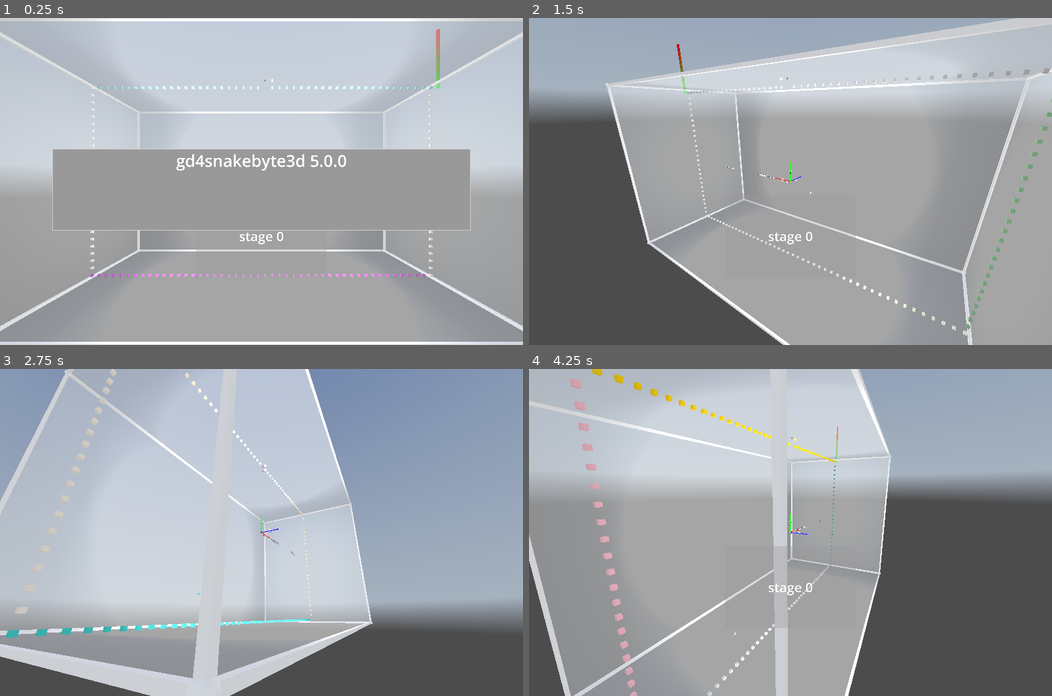
Above: before the commit, frames 1-4 (two rows, left to right).
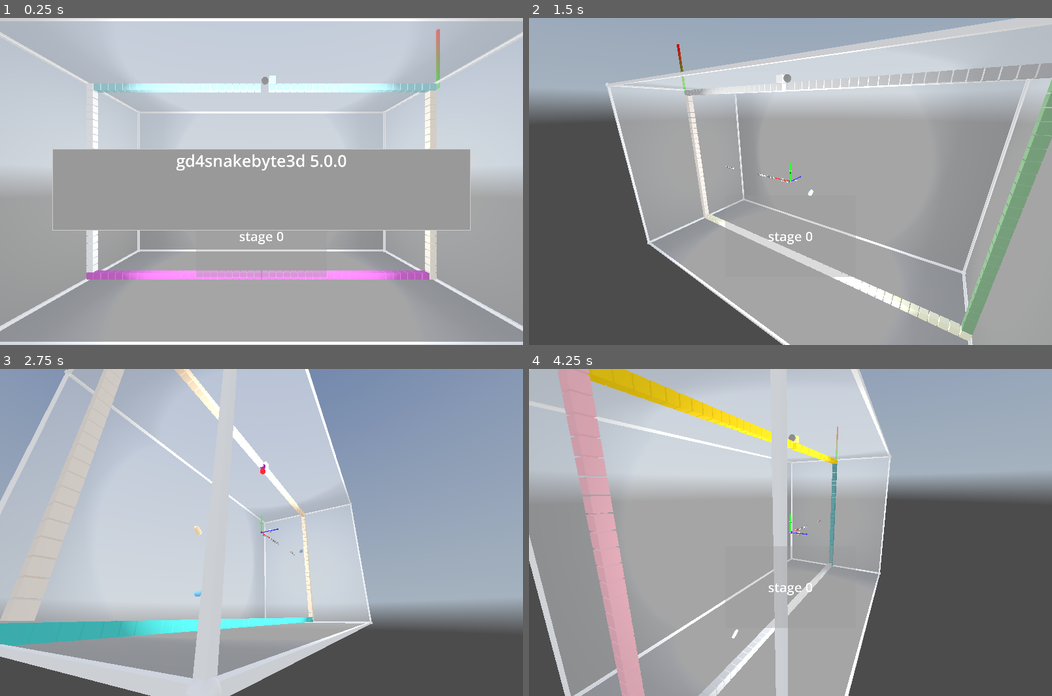
Above: after the commit, the same moments.

Repository: kasworld/gd4snakebyte3d
Game: Godot game, scene res://main.tscn
The game is run twice, just before and just after one commit, with the same random seed, the same clock (stepped at 60 frames per second) and the same inputs. A sky picture missing from this copy of the repository is replaced by a grey-blue gradient.
Inputs (mouse positions are in pixels of both pictures, inside the frame that each line leads up to):
- Up to frame 1 (0.25 s): no input
- Up to frame 2 (1.5 s): tap Enter at 0.5 s; move the mouse to (905, 165) at 0.52 s; hold Right 0.53-1.28 s; tap Q at 0.6 s; click (905, 165) at 0.67 s; tap Space at 0.77 s; move the mouse to (685, 197) at 1.27 s; hold Down from 1.28 s (still down); tap E at 1.35 s
- Up to frame 3 (2.75 s): tap Space at 1.52 s; move the mouse to (313, 460) at 2.02 s; release Down at 2.03 s; hold Right from 2.03 s (still down); tap Enter at 2.1 s
- Up to frame 4 (4.25 s): move the mouse to (764, 597) at 2.77 s; release Right at 2.78 s; hold Up 2.78-3.53 s; tap Q at 2.85 s; click (764, 597) at 2.92 s; tap Space at 3.02, 3.77 s; move the mouse to (947, 581) at 3.52 s; hold Left from 3.53 s (still down); tap E at 3.6 s

The runs differ from the first frame. In frame 1, 4.0% of the frame differs, in the area x 16-84%, y 17-80%; in frame 2, 5.2%; in frame 3, 4.6%; in frame 4, 7.1%, in the area x 5-59%, y 0-100%.

Commit message:
fix size by tile_size

Diff:
--- a/snake_byte/apple/apple.gd
+++ b/snake_byte/apple/apple.gd
@@ -14,6 +14,8 @@
 	$"번호".text = "%d" % number
 	field = f
 	$"모양".mesh.material.albedo_color = SnakeByte.LightColorList.pick_random()
+	$"모양".mesh.inner_radius = SnakeByte.tile_size.x /6
+	$"모양".mesh.outer_radius = SnakeByte.tile_size.x /2
 	$"모양".rotation.z = randf_range(-PI,PI)
 	rotate_v = randf_range(-5,5)
 
--- a/snake_byte/plum/plum.gd
+++ b/snake_byte/plum/plum.gd
@@ -19,6 +19,8 @@
 	pos2d = p2d
 	move_dir = d
 	$"모양".mesh.material.albedo_color = SnakeByte.LightColorList.pick_random()
+	$"모양".mesh.radius = SnakeByte.tile_size.x/4
+	$"모양".mesh.height = SnakeByte.tile_size.y
 	$"모양".rotation.x = randf_range(-PI,PI)
 	$"이동모양".mesh = $"모양".mesh
 	rotate_v = randf_range(-5,5)
--- a/snake_byte/snake/snake.gd
+++ b/snake_byte/snake/snake.gd
@@ -18,9 +18,11 @@
 
 func init(f :PlacedThings) -> Snake:
 	field = f
-	var mesh = ShapeLib.new_mesh_by_type(ShapeLib.Shape.Sphere, 0.4)
+	var mesh := SphereMesh.new()
+	mesh.radius = SnakeByte.tile_size.x /2
+	mesh.height = SnakeByte.tile_size.y
 	mesh.material = MultiMeshShape.make_color_material()
-	var pos = SnakeByte.pos2d_to_pos3d( SBWalls.FieldSize.x/2,SBWalls.FieldSize.y)
+	var pos := SnakeByte.pos2d_to_pos3d( SBWalls.FieldSize.x/2,SBWalls.FieldSize.y)
 	$Body.init_with_color_mesh(mesh, SBWalls.FieldSize.x*SBWalls.FieldSize.y/2, 1.0,  pos)
 	dest_body_len = SnakeByte.SnakeLenStart
 	pos2d_list.append(SBWalls.StartPos)
--- a/snake_byte/walls/walls.gd
+++ b/snake_byte/walls/walls.gd
@@ -32,9 +32,8 @@
 func init(stage_number :int, f :PlacedThings) -> void:
 	field = f
 	wall_list = []
-	#var mesh = ShapeLib.new_mesh_by_type(ShapeLib.Shape.Box, 0.4)
 	var mesh := BoxMesh.new()
-	mesh.size = Vector3(1,1,1)
+	mesh.size = SnakeByte.tile_size *0.9
 	mesh.material = MultiMeshShape.make_color_material()
 	$MultiMeshShape.multimesh.instance_count = 0
 	$MultiMeshShape.init_with_color_mesh(mesh, SBWalls.FieldSize.x*SBWalls.FieldSize.y/2)
